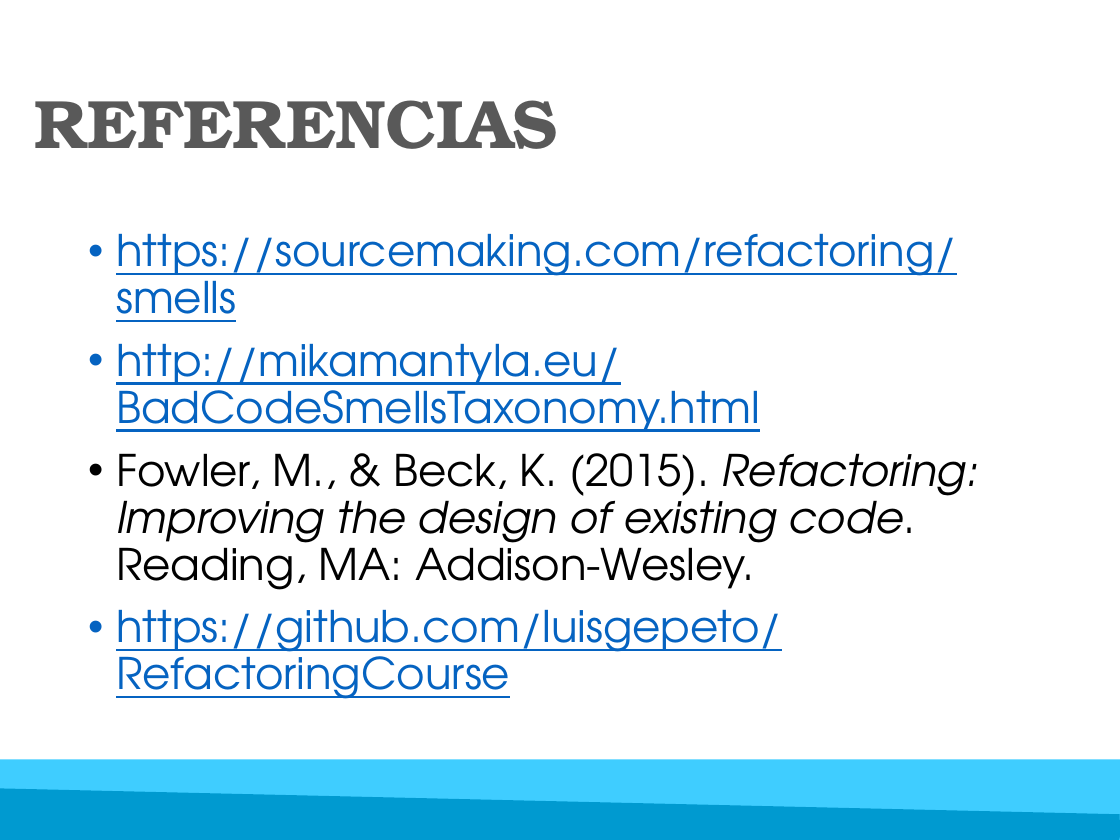
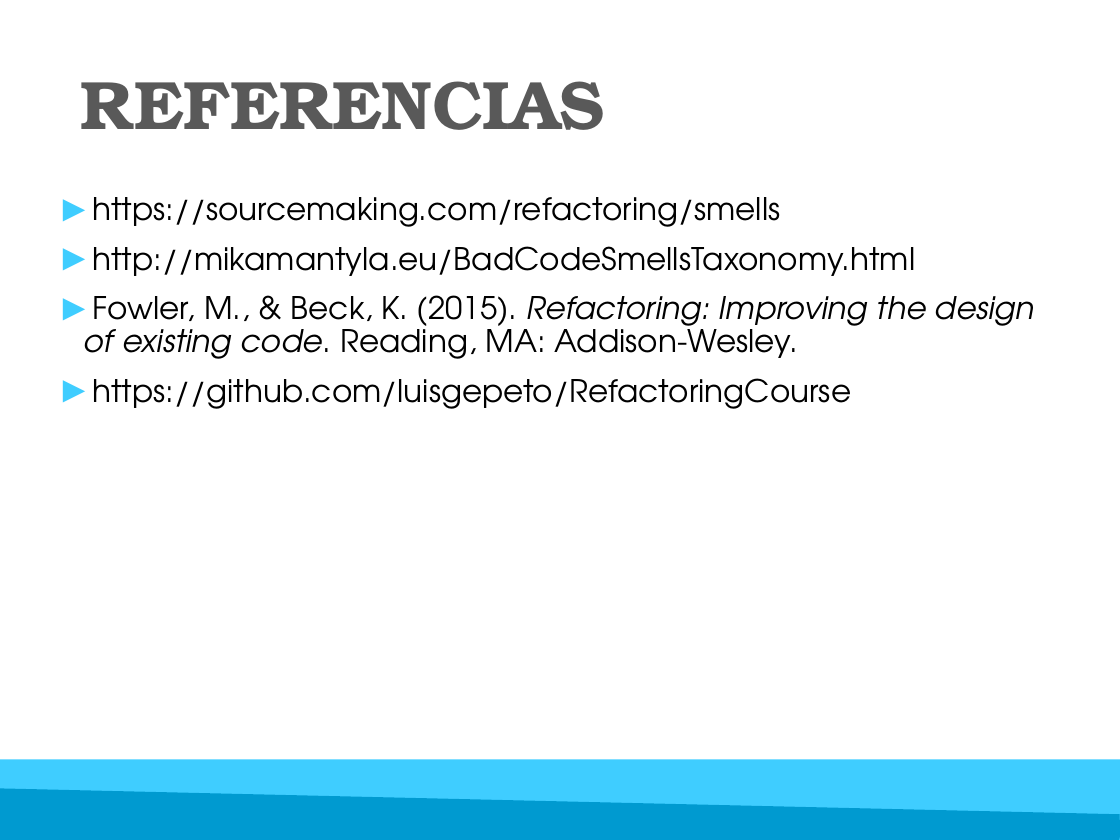
Before and after one commit to luisgepeto/RefactoringCourse, a slide deck: slide 45 of Presentacion/Refactoring.pptx (slide 18 before the commit). Drawn at 1120x840 pixels with LibreOffice and Linux fonts; fonts in the diff are those of the drawing. Boxes give left, top, right and bottom in pixels: in the first picture for what was removed or moved away, otherwise in the second. Text is boxed around its words. In the diff, an @@ line names an element or a change of style, - is before the commit and + after.

```diff
--- a/Presentacion/Refactoring.pptx
+++ b/Presentacion/Refactoring.pptx
@@ title "REFERENCIAS": place and size @@
-title "REFERENCIAS" at [34,100,558,149]
+title "REFERENCIAS" at [81,81,605,130]
@@ text "https://sourcemaking.com/refactoring/smells": place and size @@
-text "https://sourcemaking.com/refactoring/smells" at [116,233,978,699]
+text "https://sourcemaking.com/refactoring/smells" at [84,197,1035,409]
@@ text "https://sourcemaking.com/refactoring/smells" at [84,197,1035,409]: size 28 to 20 pt; text colour #0563C1 to #000000, underline off in "https://sourcemaking.com/refactoring/smells", "http://mikamantyla.eu/BadCodeSmellsTaxonomy.html", "https://github.com/luisgepeto/RefactoringCourse"; bullet • to ► @@
```
Also in this commit, not shown: 8 other slides changed, 26 slides added, 4 other files.
